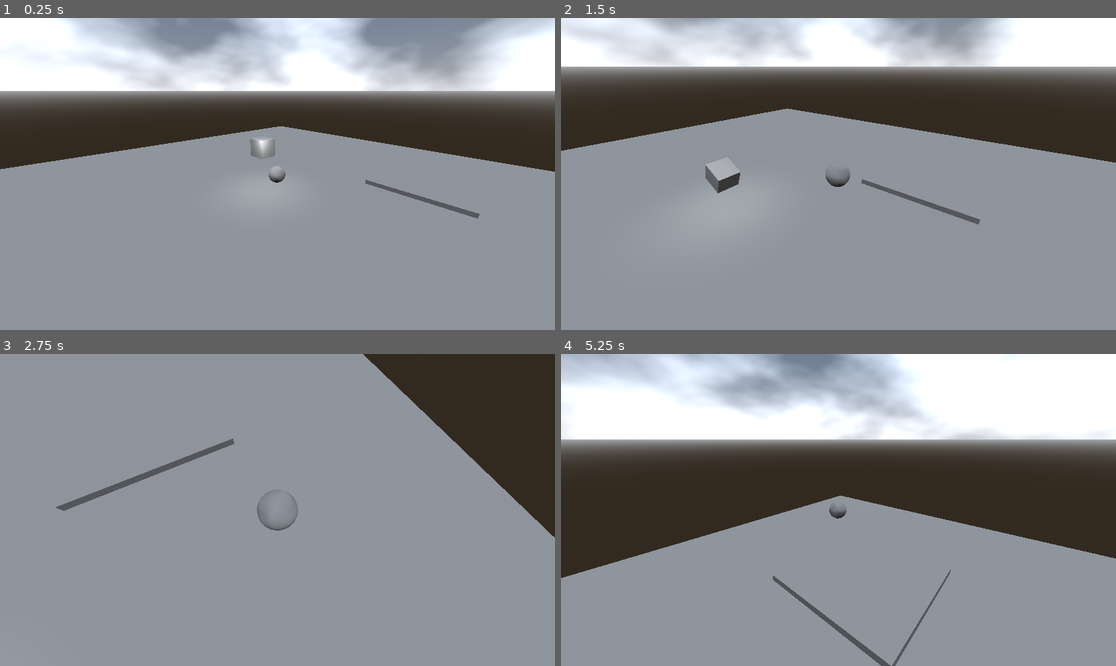
Above: before the commit, frames 1-4 (two rows, left to right).
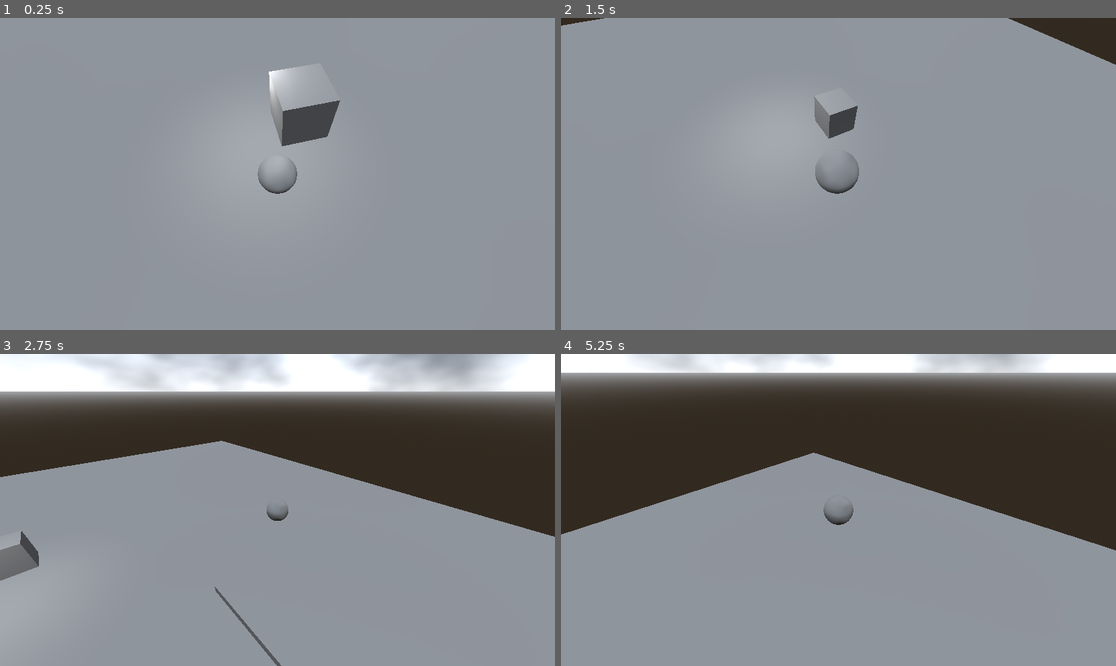
Above: after the commit, the same moments.

Repository: sjgillGit/GWJ-68
Game: Godot game, scene res://Scenes/3d_move_template.tscn
Same seed, same stepped clock (60 frames per second), same inputs: the game is played once before the commit and once after it. The project has no main scene, so this scene is started directly.
Inputs:
- Up to frame 1 (0.25 s): no input
- Up to frame 2 (1.5 s): hold D (move_right) 0.53-1.28 s; tap Shift (move_sprint) at 0.6, 1.35 s; tap Space (move_jump) at 0.77 s; hold S (move_down) from 1.28 s (still down)
- Up to frame 3 (2.75 s): tap Space (move_jump) at 1.52 s; release S (move_down) at 2.03 s; hold D (move_right) from 2.03 s (still down); tap Shift (move_sprint) at 2.1 s
- Up to frame 4 (5.25 s): release D (move_right) at 2.78 s; hold W (move_up) 2.78-3.53 s; tap Shift (move_sprint) every 0.75 s from 2.85 to 5.1 s; tap Space (move_jump) at 3.02, 3.77, 4.52 s; hold A (move_left) 3.53-5.03 s; hold S (move_down) from 5.03 s (still down)

The runs differ from the first frame. In frame 1, 37% of the frame differs, in the area x 0-100%, y 0-65%; in frame 2, 36%; in frame 3, 35%; in frame 4, 42%, in the area x 0-100%, y 0-100%.

Commit message:
Player_Movement added a way for the camera to be "close" to the player without 'zooming cinematically'

Diff:
--- a/Scripts/camera.gd
+++ b/Scripts/camera.gd
@@ -2,6 +2,10 @@
 
 @export
 var is_player_movement_adjusted: bool = false
+@export
+var cinematic: bool = false
+@export
+var cinematic_progression_speed = 0.05
 
 # Called when the node enters the scene tree for the first time.
 func _ready():
@@ -11,15 +15,20 @@
 
 # Called every frame. 'delta' is the elapsed time since the previous frame.
 func _process(delta):
-	var player = %Player
+	var player: CharacterBody3D = %Player
 
 	if player != null:
 		look_at(player.global_position)
 
 		var parent = get_parent_node_3d()
+
 		if parent is PathFollow3D:
-			if player.global_position.distance_to(global_position) > 5:
-				parent.progress += 0.05
-				pass
+			if cinematic:
+				if player.global_position.distance_to(global_position) > 5:
+					parent.progress += cinematic_progression_speed
+			else:
+				var path = parent.get_parent_node_3d()
+				parent.progress = path.curve.get_closest_offset(path.to_local(player.global_position))
+			pass
 
 	pass
